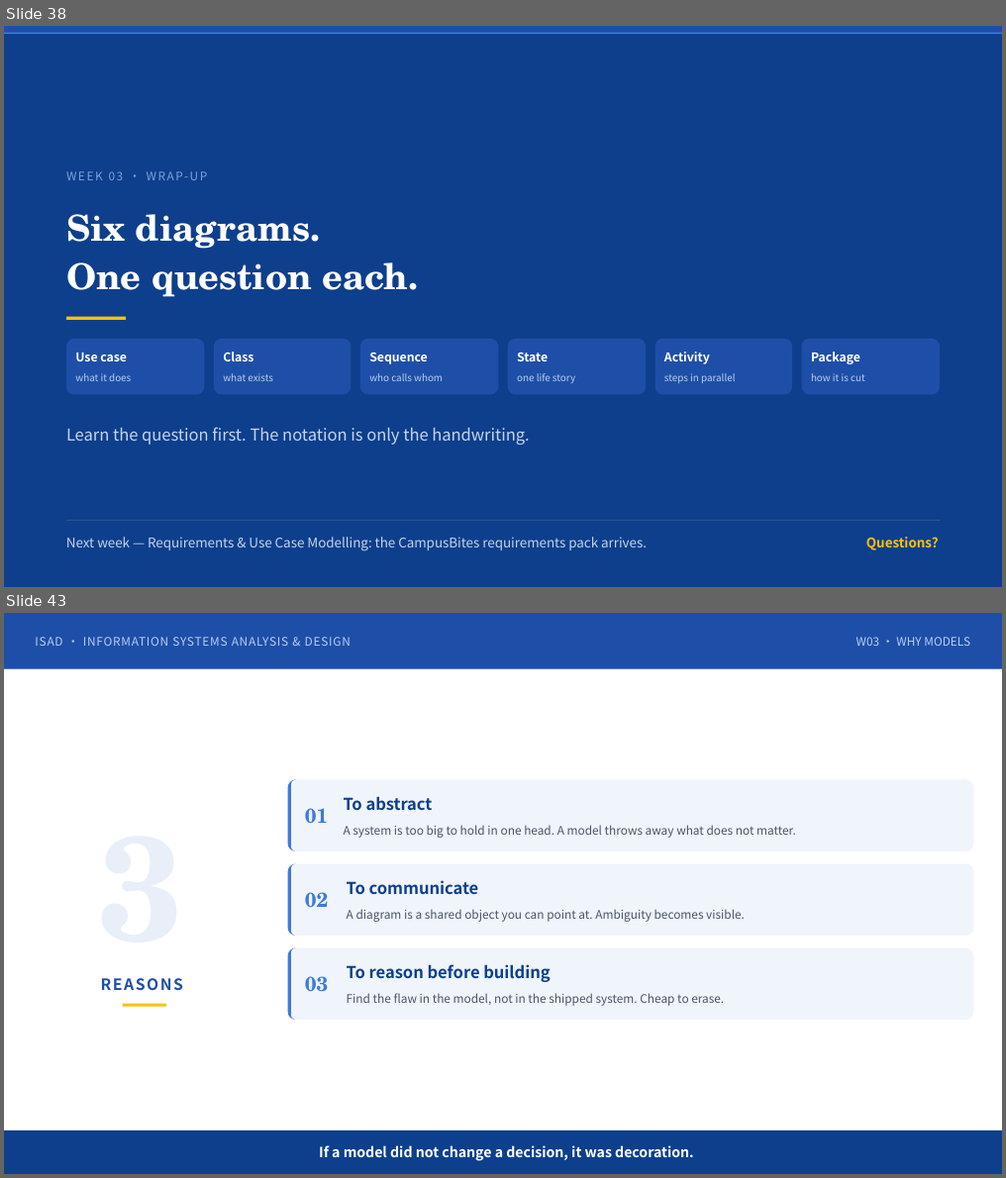
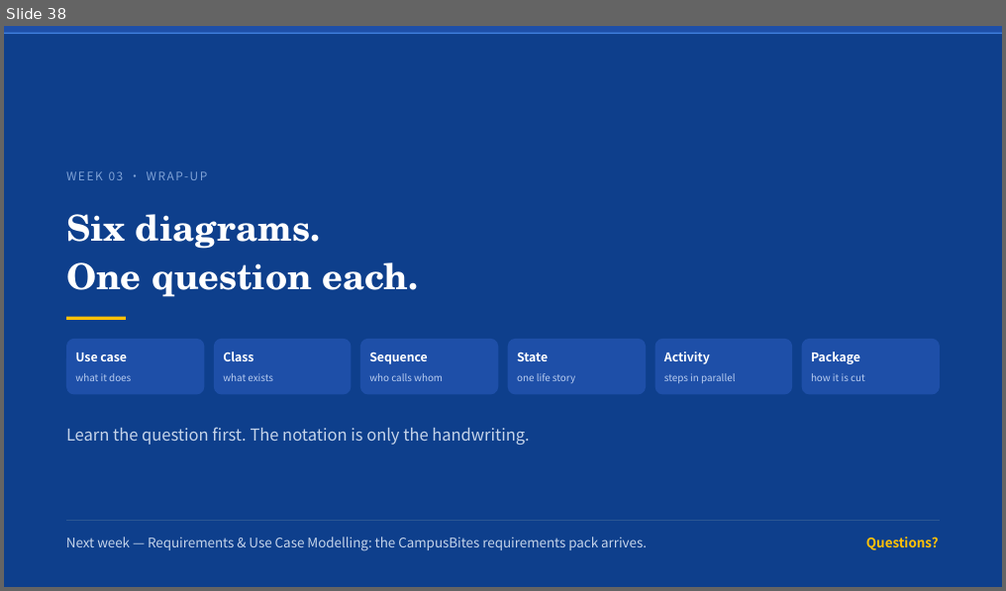
Before and after one commit to klausren/isad-course, a slide deck: 01-slides/W03-UML-Essentials-and-Modeling-Workflow.pptx. Shown one above the other, each under a label of ours: slides 38 and 43 before the commit, slide 38 after it; the slides between them are not shown. The pictures are 1006x1178 and 1006x591 pixels, drawn with LibreOffice and Linux fonts; fonts in the diff are those of the drawing. Boxes give left, top, right and bottom in pixels: in the first picture for what was removed or moved away, otherwise in the second. Text is boxed around its words. In the diff, an @@ line names an element or a change of style, - is before the commit and + after.

```diff
--- a/01-slides/W03-UML-Essentials-and-Modeling-Workflow.pptx
+++ b/01-slides/W03-UML-Essentials-and-Modeling-Workflow.pptx
@@ slide 43 removed at (4,613,1002,1174), background #FFFFFF @@
@@ rectangle removed at (4,613,1002,669) @@
@@ text removed at (35,637,350,646) @@
-ISAD · INFORMATION SYSTEMS ANALYSIS & DESIGN
@@ text removed at (856,637,970,646) @@
-W03 · WHY MODELS
@@ rounded rectangle removed at (288,780,974,852) @@
@@ freeform shape removed at (288,780,974,852) @@
@@ text removed at (305,808,329,824) @@
-01
@@ text removed at (344,796,433,811) @@
-To abstract
@@ text removed at (344,825,796,838) @@
-A system is too big to hold in one head. A model throws away what does not matter.
@@ rounded rectangle removed at (288,863,974,936) @@
@@ freeform shape removed at (288,863,974,936) @@
@@ text removed at (305,892,329,908) @@
-02
@@ text removed at (347,880,479,895) @@
-To communicate
@@ text removed at (347,909,745,922) @@
-A diagram is a shared object you can point at. Ambiguity becomes visible.
@@ rounded rectangle removed at (288,949,974,1020) @@
@@ freeform shape removed at (288,949,974,1020) @@
@@ text removed at (347,964,549,982) @@
-To reason before building
@@ text removed at (98,978,183,989) @@
-3
@@ text removed at (101,975,189,994) @@
-REASONS
@@ text removed at (305,976,329,992) @@
-03
@@ text removed at (347,993,724,1006) @@
-Find the flaw in the model, not in the shipped system. Cheap to erase.
@@ rectangle removed at (122,1004,165,1007) @@
@@ rectangle removed at (4,1131,1002,1174) @@
@@ text removed at (319,1146,694,1161) @@
-If a model did not change a decision, it was decoration.
```
Also in this commit, not shown: 37 other slides removed, 13 other files.
